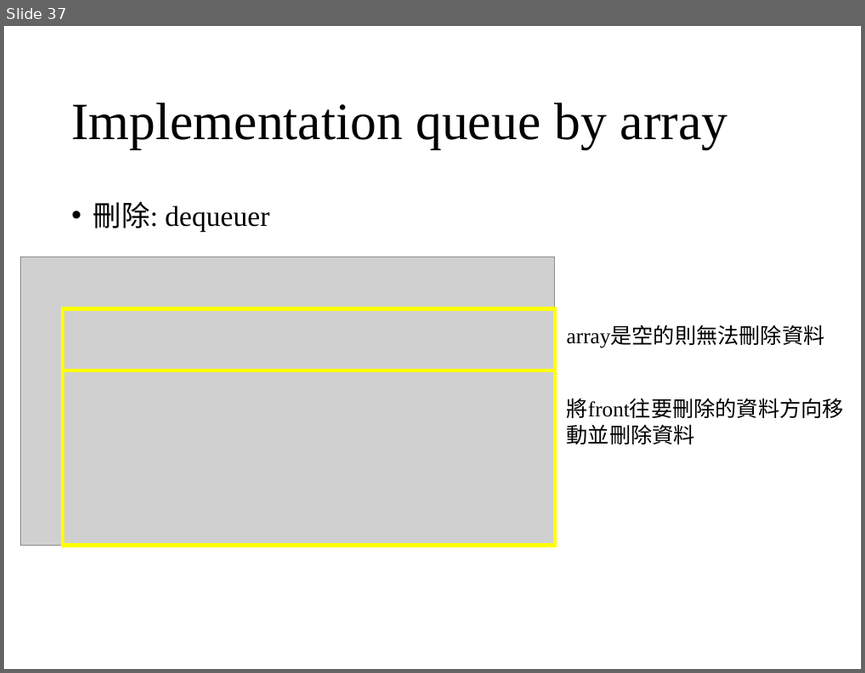
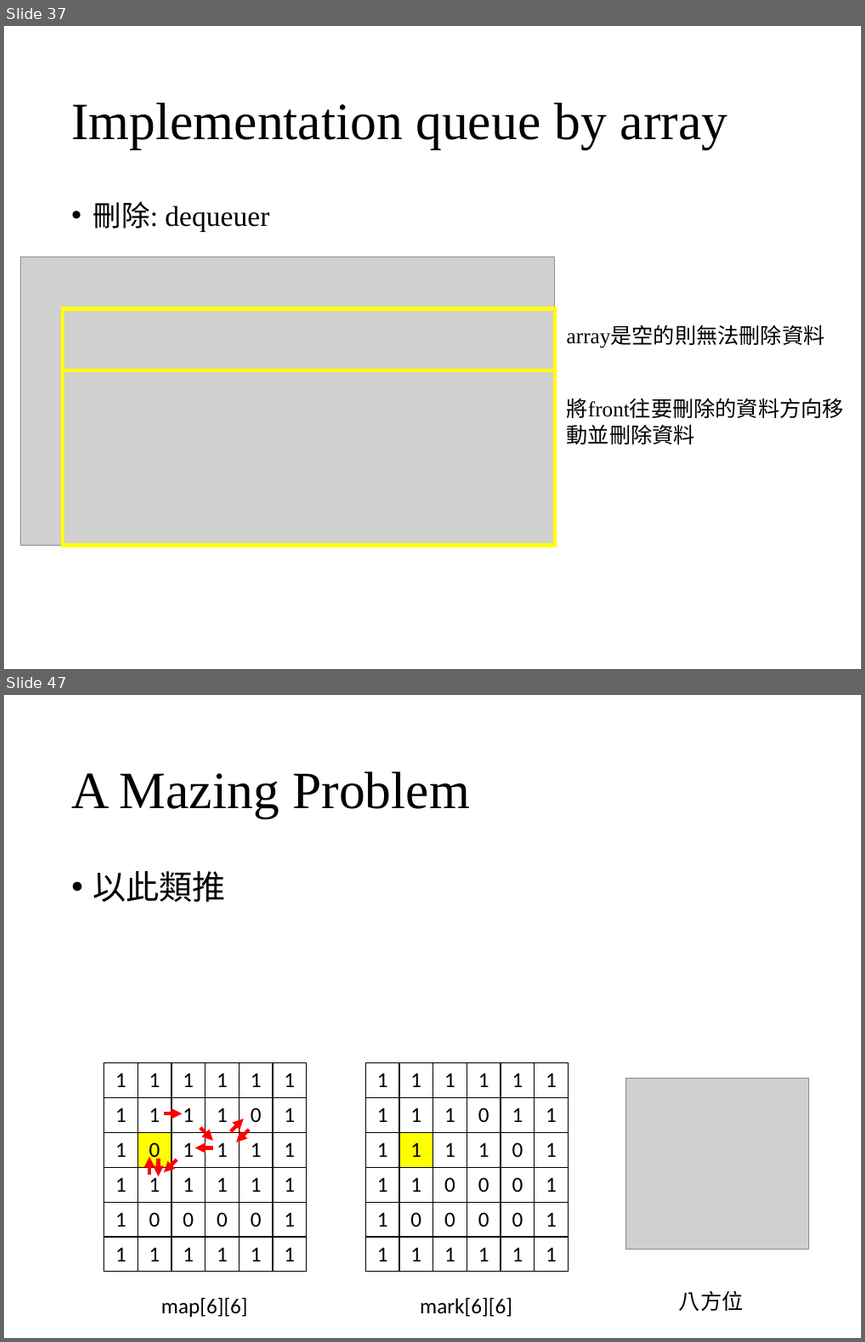
Before and after one commit to wangruxing/DataStructure, a slide deck: Chapter 3 Stacks and Queues/Chapter 3.pptx. Shown one above the other, each under a label of ours: slide 37 before the commit, slides 37 and 47 after it; the slides between them are not shown. The pictures are 865x673 and 865x1342 pixels, drawn with LibreOffice and Linux fonts; fonts in the diff are those of the drawing; grey boxes stand for pictures. Boxes give left, top, right and bottom in pixels: in the first picture for what was removed or moved away, otherwise in the second. Text is boxed around its words. In the diff, an @@ line names an element or a change of style, - is before the commit and + after.

```diff
--- a/Chapter 3 Stacks and Queues/Chapter 3.pptx
+++ b/Chapter 3 Stacks and Queues/Chapter 3.pptx
@@ slide 47 added at <box>4,695,861,1338</box>, background #FFFFFF @@
@@ title added at <box>71,771,470,817</box>, 44 pt, text #000000 @@
+A Mazing Problem
@@ text added at <box>93,871,227,902</box>, 28 pt, text #000000 @@
+• 以此類推
@@ table added at <box>104,1062,305,1269</box>, 6 rows, 6 columns @@
+1 | 1 | 1 | 1 | 1 | 1
+1 | 1 | 1 | 1 | 0 | 1
+1 | 0 | 1 | 1 | 1 | 1
+1 | 1 | 1 | 1 | 1 | 1
+1 | 0 | 0 | 0 | 0 | 1
+1 | 1 | 1 | 1 | 1 | 1
@@ table added at <box>365,1062,566,1269</box>, 6 rows, 6 columns @@
+1 | 1 | 1 | 1 | 1 | 1
+1 | 1 | 1 | 0 | 1 | 1
+1 | 1 | 1 | 1 | 0 | 1
+1 | 1 | 0 | 0 | 0 | 1
+1 | 0 | 0 | 0 | 0 | 1
+1 | 1 | 1 | 1 | 1 | 1
@@ picture added at <box>626,1078,810,1249</box> @@
@@ arrow added from (164, 1113) to (182, 1113), #FF0000 3 pt @@
@@ arrow added from (200, 1128) to (213, 1140), #FF0000 3 pt @@
@@ arrow added from (231, 1131) to (244, 1118), #FF0000 3 pt @@
@@ arrow added from (213, 1147) to (195, 1147), #FF0000 3 pt @@
@@ arrow added from (249, 1129) to (236, 1142), #FF0000 3 pt @@
@@ arrow added from (149, 1174) to (149, 1156), #FF0000 3 pt @@
@@ arrow added from (158, 1158) to (158, 1176), #FF0000 3 pt @@
@@ arrow added from (177, 1159) to (164, 1172), #FF0000 3 pt @@
@@ text added at <box>161,1297,248,1316</box>, 18 pt, text #000000 @@
+map[6][6]
@@ text added at <box>420,1297,512,1316</box>, 18 pt, text #000000 @@
+mark[6][6]
@@ text added at <box>679,1290,744,1310</box>, 18 pt, text #000000 @@
+八方位
```
Also in this commit, not shown: 3 slides changed, 19 other slides added, 4 slides removed, 34 other files.
